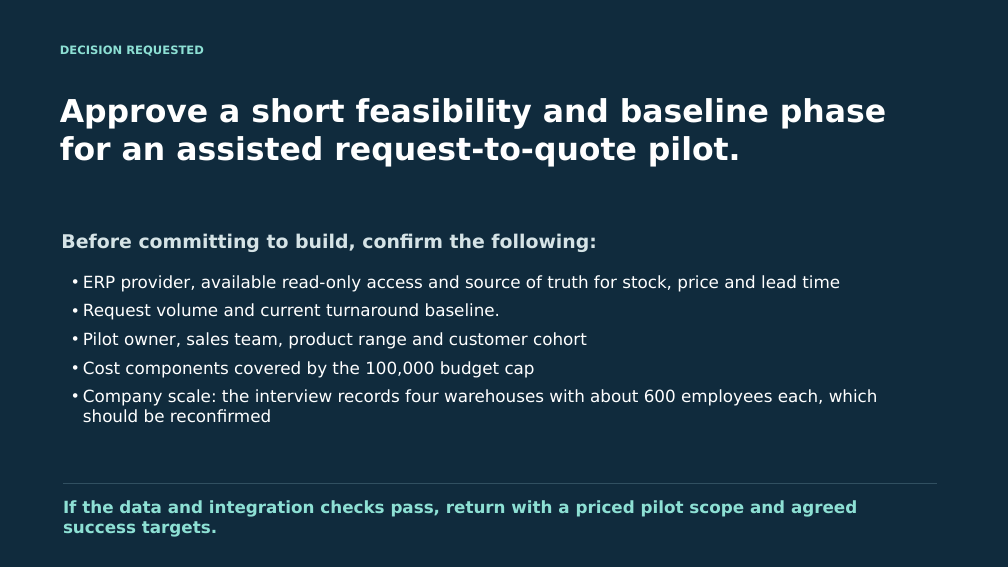
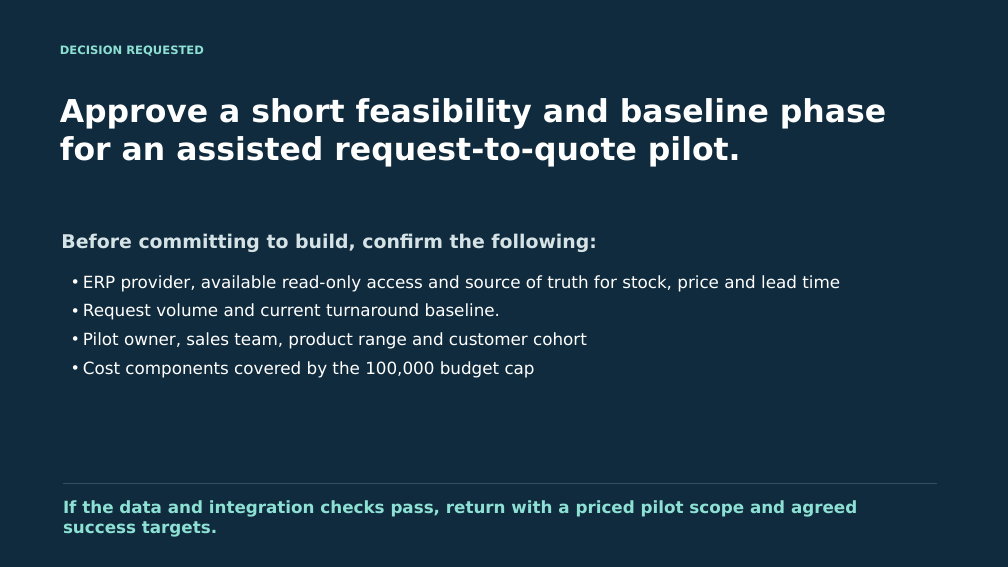
Before and after one commit to sabrinaurriola/SilverTrust-consulting, a slide deck: slide 7 of Sabrina_Urriola_Consultant_Solutions.pptx. Drawn at 1008x567 pixels with LibreOffice and Linux fonts; fonts in the diff are those of the drawing. Boxes give left, top, right and bottom in pixels: in the first picture for what was removed or moved away, otherwise in the second. Text is boxed around its words. In the diff, an @@ line names an element or a change of style, - is before the commit and + after.

Commit message:
DECK UPDATED

```diff
--- a/Sabrina_Urriola_Consultant_Solutions.pptx
+++ b/Sabrina_Urriola_Consultant_Solutions.pptx
@@ text at (83,389,878,423): paragraph removed @@
-• Company scale: the interview records four warehouses with about 600 employees each, which should be reconfirmed
```
